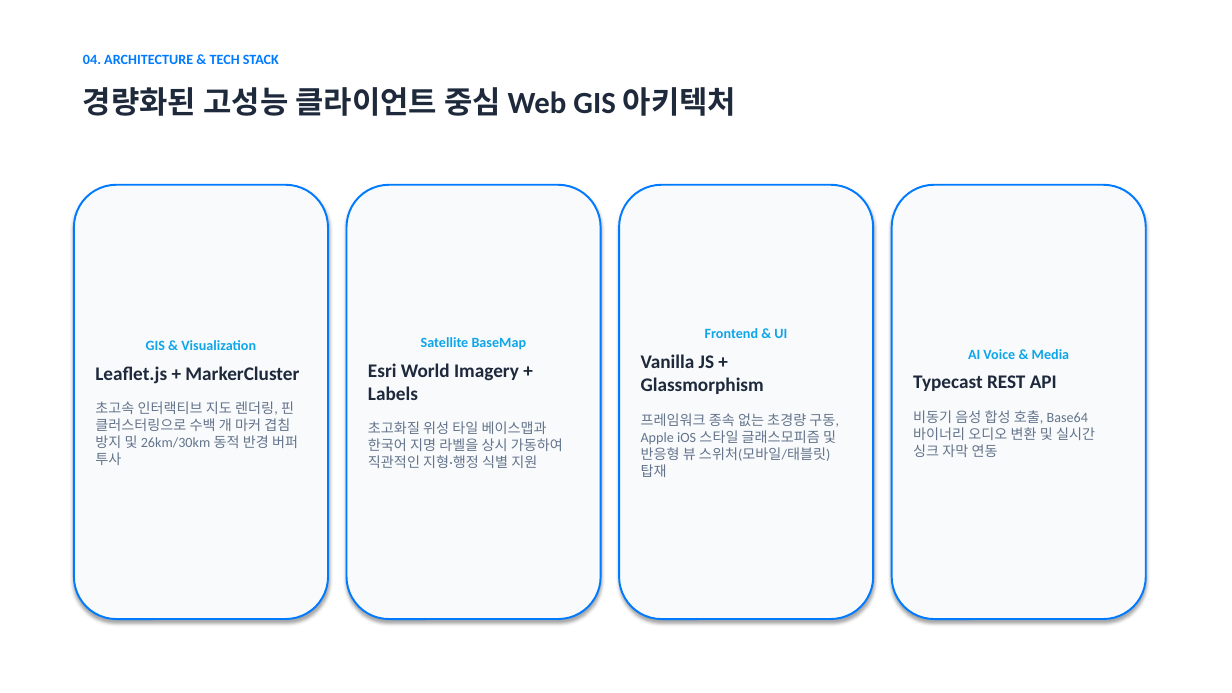
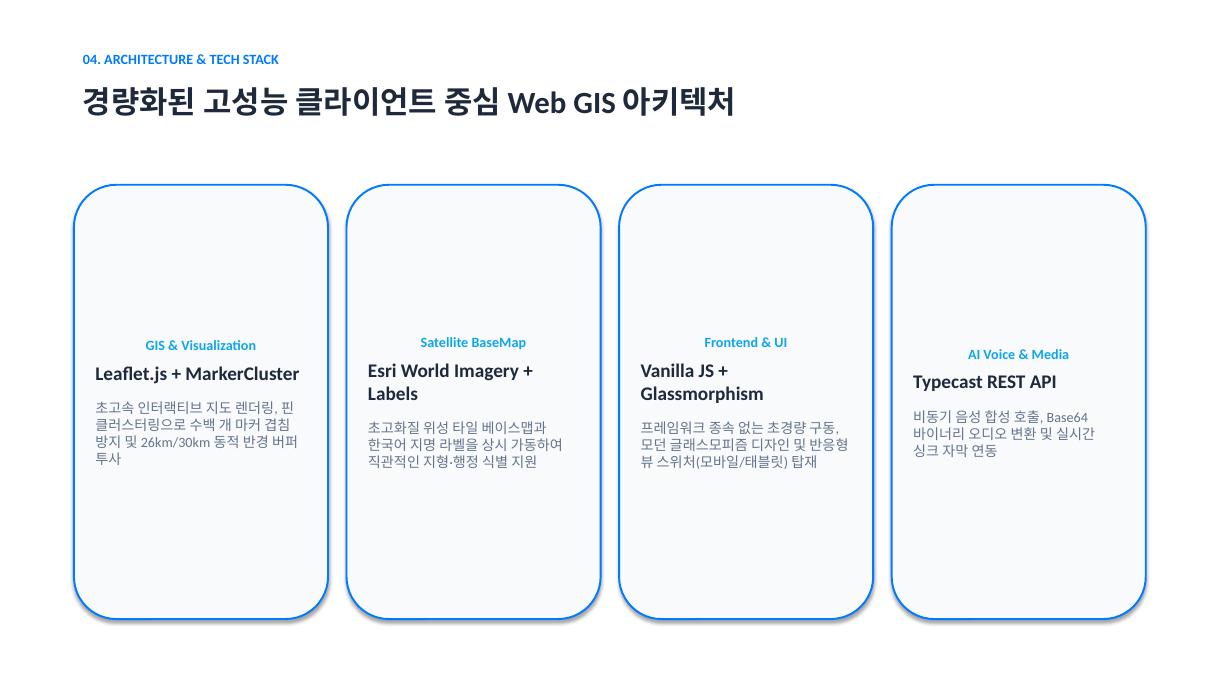
Before and after one commit to jsnwiw/NEM_project, a slide deck: slide 5 of presentation.pptx. Drawn at 1232x693 pixels with LibreOffice and Linux fonts; fonts in the diff are those of the drawing. Boxes give left, top, right and bottom in pixels: in the first picture for what was removed or moved away, otherwise in the second. Text is boxed around its words. In the diff, an @@ line names an element or a change of style, - is before the commit and + after.

```diff
--- a/presentation.pptx
+++ b/presentation.pptx
@@ text in rounded rectangle at [641,421,848,469]: text changed @@
-프레임워크 종속 없는 초경량 구동, Apple iOS 스타일 글래스모피즘 및 반응형 뷰 스위처(모바일/태블릿) 탑재
+프레임워크 종속 없는 초경량 구동, 모던 글래스모피즘 디자인 및 반응형 뷰 스위처(모바일/태블릿) 탑재
```
Also in this commit, not shown: 1 other slide changed, 5 other files.
